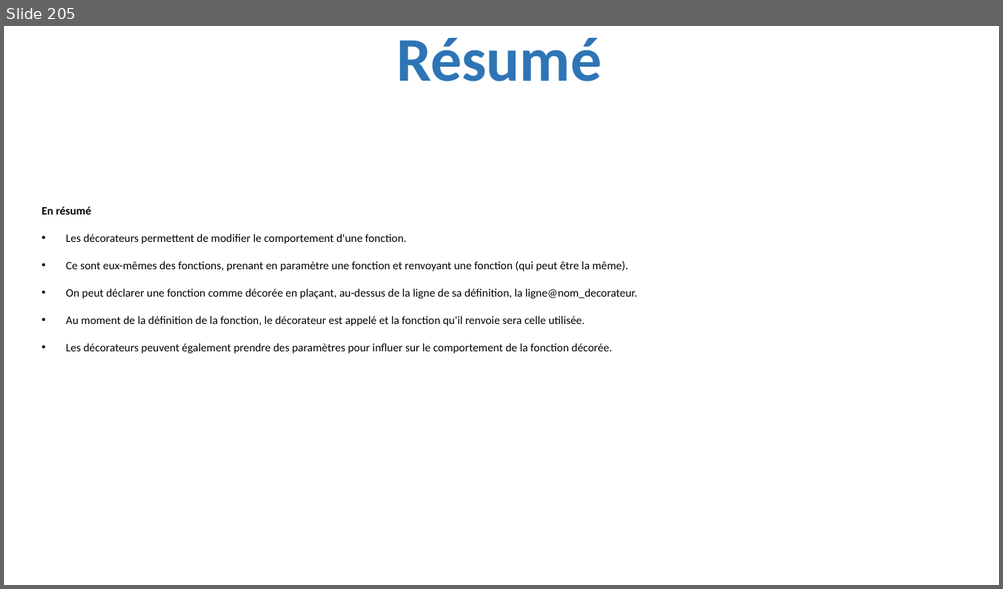
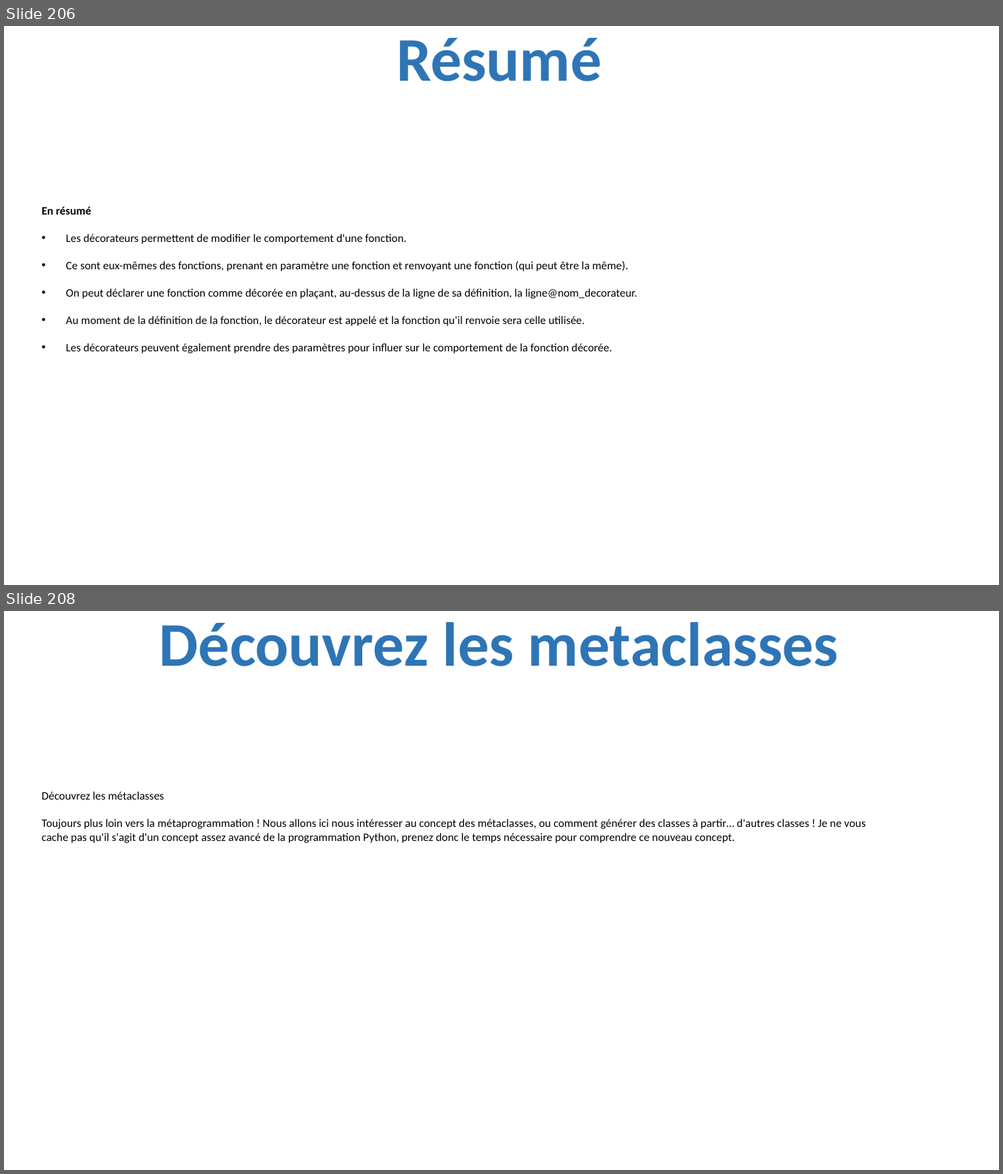
Before and after one commit to julienPalleau/PythonDoc, a slide deck: Python-resume.pptx. Shown one above the other, each under a label of ours: slide 205 before the commit, slides 206 and 208 after it; the slides between them are not shown. The pictures are 1003x589 and 1003x1174 pixels, drawn with LibreOffice and Linux fonts; fonts in the diff are those of the drawing. Boxes give left, top, right and bottom in pixels: in the first picture for what was removed or moved away, otherwise in the second. Text is boxed around its words. In the diff, an @@ line names an element or a change of style, - is before the commit and + after.

Commit message:
Decouvrez les metaclasses

```diff
--- a/Python-resume.pptx
+++ b/Python-resume.pptx
@@ slide 208 added at (4,611,999,1170), background #FFFFFF @@
@@ title added at (159,622,838,667), 60 pt, text #2E75B6, bold @@
+Découvrez les metaclasses
@@ text added at (42,792,865,843), 11 pt, text #000000 @@
+Découvrez les métaclasses
+Toujours plus loin vers la métaprogrammation ! Nous allons ici nous intéresser au concept des métaclasses, ou comment générer des classes à partir… d'autres classes ! Je ne vous cache pas qu'il s'agit d'un concept assez avancé de la programmation Python, prenez donc le temps nécessaire pour comprendre ce nouveau concept.
@@ what was slide 205 is now slide 206 @@
```
Also in this commit, not shown: 15 other slides added.
